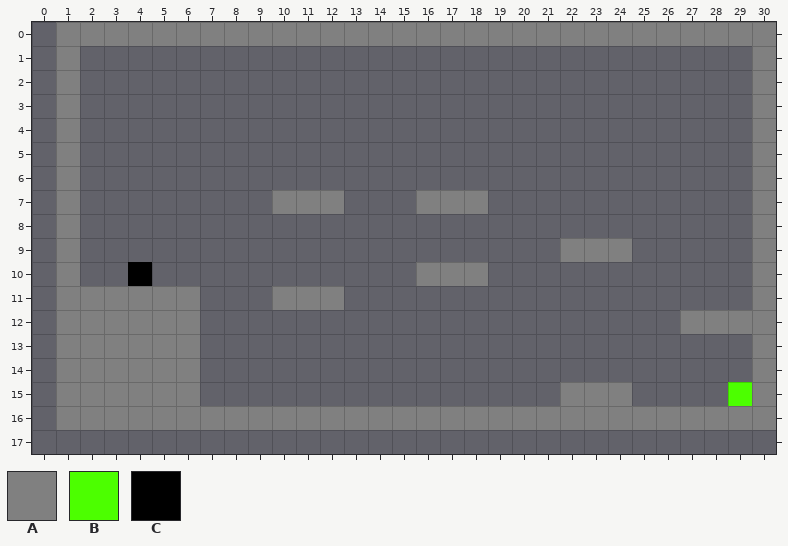
A Tiled map gets an edit: Content/Levels/1.tmx. The first picture shows the starting point.
Cells are 64x64 px. Shown: x 0..30, y 0..17. The old version is drawn lined up with the new one.
Key: from "Tileset": A 0, B 2, C 3.
_ is an empty cell.
Layer "Tile Layer 1" before, first column x 0:
 0 _AAAAAAAAAAAAAAAAAAAAAAAAAAAAAA
 1 _A____________________________A
 2 _A____________________________A
 3 _A____________________________A
 4 _A____________________________A
 5 _A____________________________A
 6 _A____________________________A
 7 _A________AAA___AAA___________A
 8 _A____________________________A
 9 _A____________________AAA_____A
10 _A__C___________AAA___________A
11 _AAAAAA___AAA_________________A
12 _AAAAAA____________________AAAA
13 _AAAAAA_______________________A
14 _AAAAAA_______________________A
15 _AAAAAA_______________AAA____BA
16 _AAAAAAAAAAAAAAAAAAAAAAAAAAAAAA
17 _______________________________
After the commit:
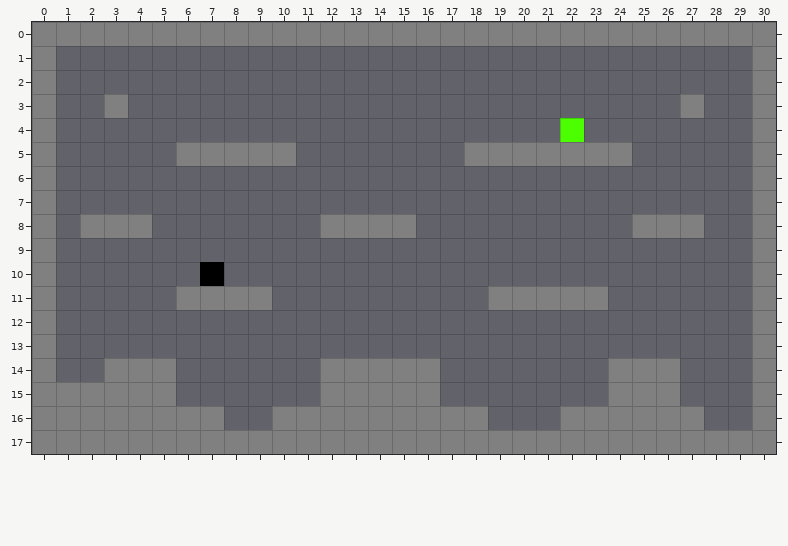
Changes in this commit:
map size 30x17 -> 31x18 cells (old content now starts at 1,0; both pictures use the new coordinates)
Layer "Tile Layer 1":
Tile A now appears in rows 0 to 2 at x 0; in row 3 at x 0, 3 and 27; in row 4 at x 0; in row 5 at x 0, 6 to 10 and 18 to 24; in rows 6 to 7 at x 0; in row 8 at x 0, 2 to 4, 12 to 15 and 25 to 27.
Tile A now appears in rows 9 to 10 at x 0; in row 11 at x 0, 7 to 9 and 19 to 23; in rows 12 to 13 at x 0; in row 14 at x 0, 12 to 16 and 24 to 26; in row 15 at x 0, 12 to 16 and 25 to 26; in row 16 at x 0.
Tile A now appears in row 17 at x 0 to 30.
Tile B now appears in row 4 at x 22.
Tile C now appears in row 10 at x 7.
Tile A is removed in rows 1 to 6 at x 1; in row 7 at x 1, 10 to 12 and 16 to 18; in row 8 at x 1; in row 9 at x 1 and 22 to 24; in row 10 at x 1 and 16 to 18; in row 11 at x 1 to 5 and 10 to 12.
Tile A is removed in row 12 at x 1 to 6 and 27 to 29; in row 13 at x 1 to 6; in row 14 at x 1 to 2 and 6; in row 15 at x 6 and 22 to 23; in row 16 at x 8 to 9, 19 to 21 and 28 to 29.
Tile B is removed in row 15 at x 29.
Tile C is removed in row 10 at x 4.
Boxes around the changes in both pictures, in picture pixels (x1, y1, x2, y2):
changed: (32, 22, 776, 454)
